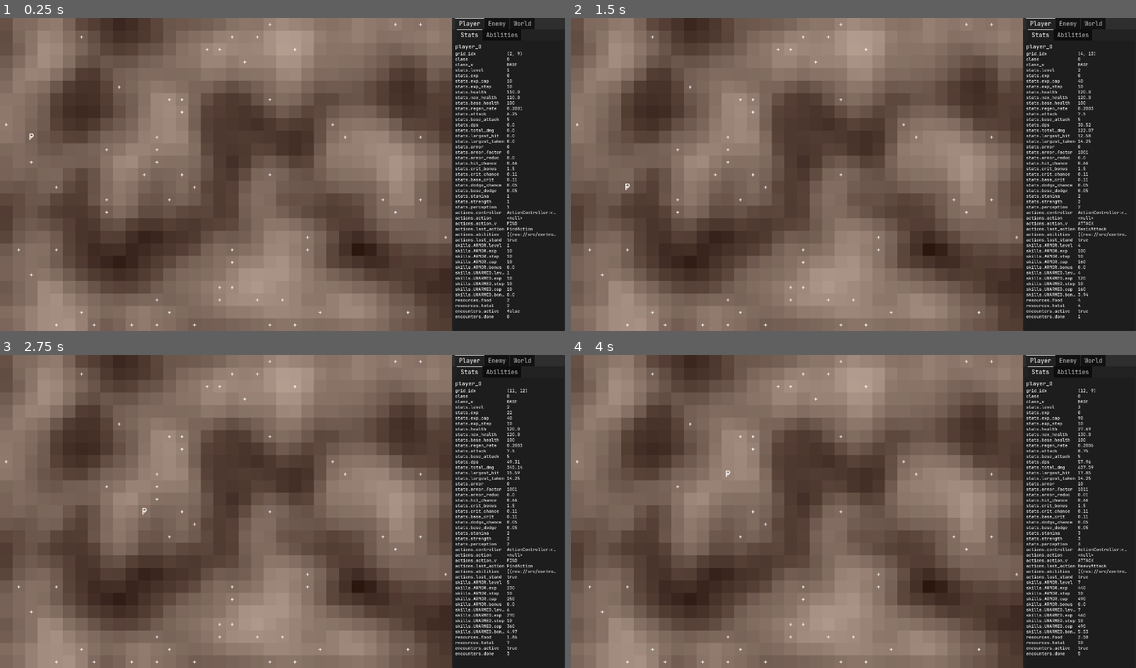
Above: before the commit, frames 1-4 (two rows, left to right).
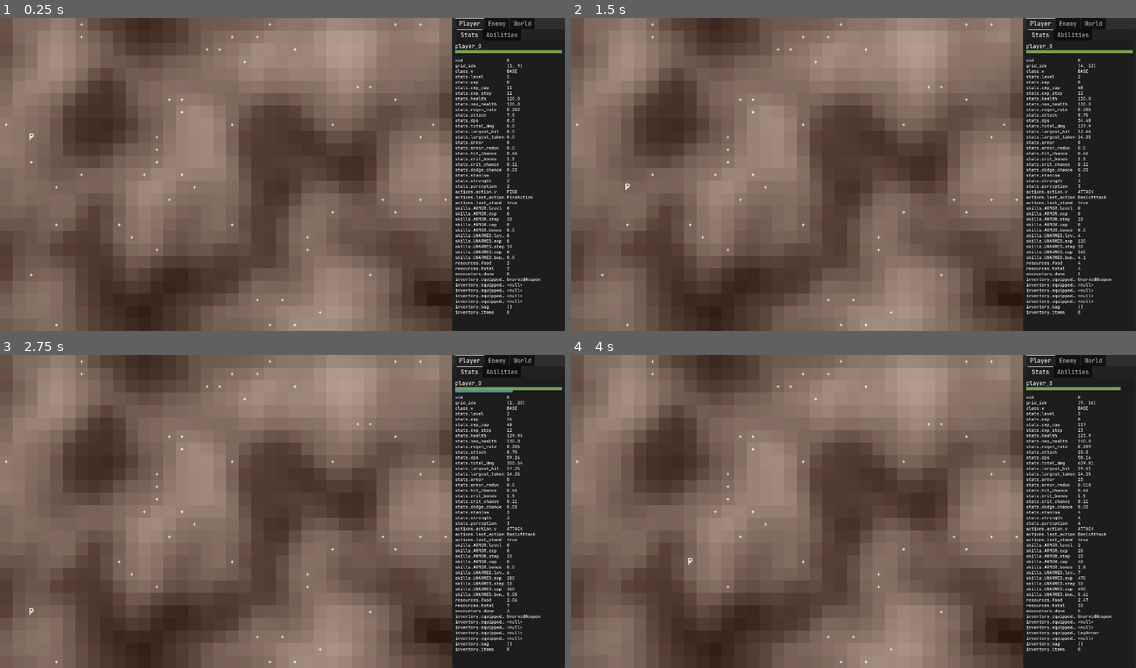
Above: after the commit, the same moments.

Repository: crystalfiction/rpg-simulator
Game: Godot game, scene res://src/controllers/world/world_controller.tscn
The game is run twice, just before and just after one commit, with the same random seed, the same clock (stepped at 60 frames per second) and the same inputs.
Inputs:
- Up to frame 1 (0.25 s): no input
- Up to frame 2 (1.5 s): hold - (world_tick_dec) 0.53-1.28 s; tap = (world_tick_inc) at 1.35 s
- Up to frame 3 (2.75 s): hold - (world_tick_dec) from 2.03 s (still down)
- Up to frame 4 (4 s): release - (world_tick_dec) at 2.78 s; tap = (world_tick_inc) at 2.85 s; hold - (world_tick_dec) from 3.53 s (still down)

The runs differ from the first frame. In frame 1, 38% of the frame differs, in the area x 0-100%, y 0-100%; in frame 2, 39%; in frame 3, 39%; in frame 4, 39%.

Commit message:
balanced armor skill bonuses

Diff:
--- a/src/controllers/entities/enemy/enemy_controller.gd
+++ b/src/controllers/entities/enemy/enemy_controller.gd
@@ -14,11 +14,11 @@
 		var new_weapon = UnarmedWeapon.new()
 		new_enemy.data.inventory.equipped.weapon = new_weapon
 		new_enemies.append(new_enemy)
+		# initialize armor skill
+		_progress_skill(new_enemy, "ARMOR")
 		# initialize weapon skill
 		_progress_skill(
 			new_enemy, new_enemy.data.inventory.equipped.weapon.get_weapon_class_string())
-		# initialize armor skill
-		_progress_skill(new_enemy, "ARMOR")
 
 	self.enemies = new_enemies
 	return new_enemies
--- a/src/controllers/entities/entity_controller.gd
+++ b/src/controllers/entities/entity_controller.gd
@@ -24,7 +24,8 @@
 		entity.data.skills[skill] = _calculate_skill(
 			entity.data.skills[skill])
 
-	if skill in entity.data.skills:
+	# skill already initialized,
+	else:
 		entity.data.skills[skill].exp += entity.data.skills[skill].step
 		entity.data.skills[skill] = _check_skill(entity.data.skills[skill])
 
@@ -42,7 +43,7 @@
 	# if player,
 	if e is Player:
 		stats.level += 1
-		self.exp_step = 10
+		self.exp_step = 10 + stats.level
 		# quadratic formula
 		self.exp_cap = self.exp_step * (stats.level ** 2)
 		# exponential formula
@@ -89,7 +90,7 @@
 	# player class bonuses
 	if e is Player:
 		# regen
-		var regen_step = clamp(stats.stamina * 0.0001, 0, 1)
+		var regen_step = clamp(stats.stamina * 0.001, 0, 1)
 		stats.regen_rate += regen_step
 
 		# CLASS BONUSES
@@ -169,13 +170,17 @@
 	# ARMOR
 	# account for armor skill if applicable,
 	var armor_skill = 0
+	var armor_bonus = 0.0
 	if "skills" in attack.data.target.data:
 		if "ARMOR" in attack.data.target.data.skills:
 			armor_skill = attack.data.target.data.skills.ARMOR.level
-			target_armor += armor_skill / 10
+			armor_bonus = snapped(target_armor * (armor_skill / (target_armor + 1.0)), 0.1)
+			attack.data.target.data.skills.ARMOR.bonus = armor_bonus # save only bonus
+			target_armor = armor_bonus
+
 	# calculate armor factor
 	var base_health = attack.data.target.data.stats.base_health
-	var armor_factor = target_armor + (base_health * 10) + src_level
+	var armor_factor = target_armor + base_health + src_level
 	# calculate armor reduction
 	var armor_reduc = snapped(
 		(float(target_armor) / float(armor_factor)),
@@ -302,11 +307,27 @@
 	# progress armor skill
 	if "skills" in attack.data.target.data:
 		if (result == "HITS" || result == "CRITS"):
-			_progress_skill(attack.data.target, "ARMOR")
+			# check if armor equipped,
+			var equipped = false
+			for s in Armor.ArmorSlot:
+				if s != null:
+					var slot_s = s.to_lower()
+					if attack.data.target.data.inventory.equipped[slot_s] != null:
+						equipped = true
+
+			# if armor equipped in any slot,
+			if equipped:
+				# if crit, 2x progress
+				if result == "CRITS":
+					_progress_skill(attack.data.src, equipped_weapon.get_weapon_class_string())
+				_progress_skill(attack.data.target, "ARMOR")
 
 	# progress weapon skill
 	if "skills" in attack.data.src.data:
 		if (result == "HITS" || result == "CRITS"):
+			# if crit, 2x progress
+			if result == "CRITS":
+				_progress_skill(attack.data.src, equipped_weapon.get_weapon_class_string())
 			_progress_skill(attack.data.src, equipped_weapon.get_weapon_class_string())
 
 	# flag action complete
--- a/src/controllers/entities/player/player_controller.gd
+++ b/src/controllers/entities/player/player_controller.gd
@@ -8,7 +8,7 @@
 
 var party_controller: Controller
 
-var exp_step: int = 10
+var exp_step: int
 var exp_rate: int
 var exp_cap: int
 
@@ -99,7 +99,7 @@
 ## and evaluates rewards accordingly
 func check_resource_surplus(p: Player):
 	# get # of times regen amt fits into missing health
-	var regen_amt: float = p.data.stats.max_health * float(p.data.stats.regen_rate)
+	var regen_amt: float = p.data.stats.base_health * float(p.data.stats.regen_rate)
 	var n_regen = snapped((p.data.stats.max_health - p.data.stats.health) / regen_amt, 0.01)
 	# check if food surplus,
 	if p.data.resources.food > 0 && (
@@ -140,7 +140,7 @@
 
 	# check for item rewards
 	var r = randf()
-	var n = 0.05
+	var n = 0.05 # 5% for enemy to drop item
 	if r <= n:
 		var r_slots = ["weapon", "head", "chest", "legs", "feet"]
 		var r_item = r_slots.pick_random()
@@ -166,13 +166,14 @@
 		# check if player has item already equipped
 		var equipped = p.data.inventory.controller.get_equipped(r_item)
 		# if not,
-		if not equipped:
+		if equipped == null:
 			# equip it
 			p.data.inventory.controller.equip_item(new_item)
 		# if so,
 		else:
 			# add to bag
 			p.data.inventory.controller.add_item(new_item)
+			p.data.inventory.items = p.data.inventory.controller.get_item_count()
 
 		FileLogger.log_message(self,
 			p.name + "has acquired a new " +
@@ -256,22 +257,23 @@
 	new_player.data.actions.abilities = base_class_obj.class_abilities
 	# TODO: get user-defined attribute spread
 	# for now, manually set spread
-	# var attributes: Array = ["stamina", "strength", "perception"]
-	# var attr_spread: Array = [1, 1, 1]
-	# var i: int = 0
-	# for a in attributes:
-	# 	var n = attr_spread[i]
-	# 	new_player.data.stats[a] += n
-	# 	i += 1
+	var attributes: Array = ["stamina", "strength", "perception"]
+	var attr_spread: Array = [1, 1, 1]
+	var i: int = 0
+	for a in attributes:
+		var n = attr_spread[i]
+		new_player.data.stats[a] += n
+		i += 1
 	# spin up class script to get class data/abilities
-	var class_obj: Resource = new_player_script.PlayerClasses[p_class].new()
-	var abilities: Array = new_player.data.actions.abilities
-	for a in class_obj.class_abilities:
-		abilities.push_front(a)
-	# sort abilities by cooldown
-	abilities.sort_custom(
-		func(a, b): return a.new().data.cooldown > b.new().data.cooldown)
-	new_player.data.actions.abilities = abilities
+	if p_class != Player.PlayerClass.BASE:
+		var class_obj: Resource = new_player_script.PlayerClasses[p_class].new()
+		var abilities: Array = new_player.data.actions.abilities
+		for a in class_obj.class_abilities:
+			abilities.push_front(a)
+		# sort abilities by cooldown
+		abilities.sort_custom(
+			func(a, b): return a.new().data.cooldown > b.new().data.cooldown)
+		new_player.data.actions.abilities = abilities
 
 	# stats
 	var new_stats = _calculate_stats(new_player)
@@ -286,6 +288,7 @@
 
 	# equipment
 	var new_weapon = UnarmedWeapon.new()
+	# var new_weapon = Weapon.WeaponClasses.values().pick_random().new()
 	new_player.data.inventory.equipped.weapon = new_weapon
 	new_player.data.inventory.equipped.weapon = new_weapon
 
--- a/src/controllers/ui/ui_controller.gd
+++ b/src/controllers/ui/ui_controller.gd
@@ -7,10 +7,11 @@
 
 # components
 @export var world_stats: GridContainer
+@export var player_vitals: GridContainer
 @export var player_stats: GridContainer
 @export var player_abilities: GridContainer
-@export var player_developments: GridContainer
 @export var enemy_stats: GridContainer
+@export var enemy_vitals: GridContainer
 
 var label_settings: LabelSettings
 var labels = []
@@ -19,6 +20,38 @@
 	"path": "", # data path
 	"name": null, # name label
 	"data": null, # data label
+}
+
+var label_filters = {
+	"player": [
+		"controller",
+		"world",
+		"class",
+		"stats.base_health",
+		"stats.base_attack",
+		"stats.armor_factor",
+		"stats.base_crit",
+		"stats.base_dodge",
+		"actions.controller",
+		"actions.action",
+		"actions.abilities",
+		"encounters.active",
+		"inventory.controller"
+	],
+	"enemy": [
+		"controller",
+		"world",
+		"stats.base_health",
+		"stats.base_attack",
+		"stats.base_crit",
+		"stats.base_dodge",
+		"actions.controller",
+		"actions.action",
+		"actions.abilities",
+		"encounters.active",
+		"inventory.controller",
+		"inventory.bag"
+	]
 }
 
 var string_n := 12
@@ -130,12 +163,29 @@
 	for key in data:
 		var curr_entry = data[key]
 		var curr_path = path + str(key)
+		# if entry is dictionary,
 		if curr_entry is Dictionary:
 			# append path before traversing deeper
 			curr_path += "."
 			_traverse_make(obj, curr_entry, container, curr_labels, curr_path)
+
+		# end of nest,
 		else:
-			_make_stat_label(obj, key, curr_path, curr_entry, container, curr_labels)
+			# filter data,
+			if obj is Player:
+				if curr_path not in self.label_filters.player:
+					# make labels
+					_make_stat_label(obj, key, curr_path, curr_entry, container, curr_labels)
+
+			elif obj is Enemy:
+				if curr_path not in self.label_filters.enemy:
+					# make labels
+					_make_stat_label(obj, key, curr_path, curr_entry, container, curr_labels)
+
+			# no filtering,
+			else:
+				# make labels
+				_make_stat_label(obj, key, curr_path, curr_entry, container, curr_labels)
 
 
 ## makes name and data ui labels for data entry
@@ -183,20 +233,8 @@
 ## makes stat labels in the given stat container for the passed object
 ## and adds label entries to labels reference array
 func _make_stat_labels(obj: Variant, container: String, curr_labels: Array):
-	# filter object data
-	var data_filtered = obj.data.duplicate()
-	if obj is Player:
-		var player_filters = [
-			"uid",
-			"controller",
-			"world",
-			"inventory"
-		]
-		for key in player_filters:
-			data_filtered.erase(key)
-
 	# traverse data dict and make labels
-	_traverse_make(obj, data_filtered, container, curr_labels)
+	_traverse_make(obj, obj.data, container, curr_labels)
 
 
 ## handles the creation of world data labels
@@ -229,6 +267,70 @@
 						_make_stat_labels(curr_world.data.terrain.data.biome, "world_stats", curr_labels)
 
 
+func _make_entity_vitals(entity: Entity, container: String, curr_labels: Array):
+	# make player name label
+	var new_name_label = Label.new()
+	new_name_label.add_theme_font_override(
+		"font", preload("res://src/assets/JetBrainsMono-Medium.ttf"))
+	new_name_label.add_theme_font_size_override("font_size", 14)
+	new_name_label.text = entity.name
+	new_name_label.size_flags_horizontal = Control.SIZE_EXPAND_FILL
+	self[container].add_child(new_name_label)
+
+	# health bar
+	var new_health_bar = ProgressBar.new()
+	new_health_bar.value = entity.data.stats.health
+	new_health_bar.max_value = entity.data.stats.max_health
+	new_health_bar.show_percentage = false
+	new_health_bar.custom_minimum_size = Vector2(0, 8) # bar height
+	var health_fill = StyleBoxFlat.new()
+	health_fill.bg_color = Color(0.471, 0.631, 0.314) # fill color
+	new_health_bar.add_theme_stylebox_override("fill", health_fill)
+	self[container].add_child(new_health_bar)
+
+	var health_bar_entry = self.label_entry.duplicate()
+	health_bar_entry.obj = entity
+	health_bar_entry.path = "stats.health"
+	health_bar_entry.name = new_health_bar
+	health_bar_entry.data = new_health_bar
+	curr_labels.append(health_bar_entry)
+
+	# make additional entry to update health max_value
+	var health_bar_max = self.label_entry.duplicate()
+	health_bar_max.obj = entity
+	health_bar_max.path = "stats.max_health"
+	health_bar_max.name = new_health_bar
+	health_bar_max.data = new_health_bar
+	curr_labels.append(health_bar_max)
+
+	# exp bar
+	if "exp" in entity.data.stats:
+		var new_exp_bar = ProgressBar.new()
+		new_exp_bar.value = entity.data.stats.exp
+		new_exp_bar.max_value = entity.data.stats.exp_cap
+		new_exp_bar.show_percentage = false
+		new_exp_bar.custom_minimum_size = Vector2(0, 6) # bar height
+		var exp_fill = StyleBoxFlat.new()
+		exp_fill.bg_color = Color(0.314, 0.541, 0.631) # fill color
+		new_exp_bar.add_theme_stylebox_override("fill", exp_fill)
+		self[container].add_child(new_exp_bar)
+
+		var exp_bar_entry = self.label_entry.duplicate()
+		exp_bar_entry.obj = entity
+		exp_bar_entry.path = "stats.exp"
+		exp_bar_entry.name = new_exp_bar
+		exp_bar_entry.data = new_exp_bar
+		curr_labels.append(exp_bar_entry)
+
+		# make additional entry to update exp max_value
+		var exp_bar_max = self.label_entry.duplicate()
+		exp_bar_max.obj = entity
+		exp_bar_max.path = "stats.exp_cap"
+		exp_bar_max.name = new_exp_bar
+		exp_bar_max.data = new_exp_bar
+		curr_labels.append(exp_bar_max)
+
+
 ## handles the creation of player data labels
 func _handle_player_panel(p: Player, curr_labels: Array):
 	# if player is valid,
@@ -239,16 +341,7 @@
 			var is_player_labels = player_labels.front()
 			# if no labels,
 			if not is_player_labels:
-				# make player name label
-				var new_name_label = Label.new()
-				new_name_label.add_theme_font_override(
-					"font", preload("res://src/assets/JetBrainsMono-Medium.ttf"))
-				new_name_label.add_theme_font_size_override("font_size", 14)
-				new_name_label.text = p.name
-				# make empty label since 2 grid cols
-				var new_empty_label = Label.new()
-				self.player_stats.add_child(new_name_label)
-				self.player_stats.add_child(new_empty_label)
+				_make_entity_vitals(p, "player_vitals", curr_labels)
 
 				# make stat labels
 				_make_stat_labels(p, "player_stats", curr_labels)
@@ -271,16 +364,8 @@
 					var is_enemy_labels = enemy_labels.front()
 					# if no labels,
 					if not is_enemy_labels:
-						# make enemy name label
-						var new_name_label = Label.new()
-						new_name_label.add_theme_font_override(
-							"font", preload("res://src/assets/JetBrainsMono-Medium.ttf"))
-						new_name_label.add_theme_font_size_override("font_size", 14)
-						new_name_label.text = e.name
-						# make empty label since 2 grid cols
-						var new_empty_label = Label.new()
-						self.enemy_stats.add_child(new_name_label)
-						self.enemy_stats.add_child(new_empty_label)
+						_make_entity_vitals(e, "enemy_vitals", curr_labels)
+
 						# make stat labels
 						_make_stat_labels(e, "enemy_stats", curr_labels)
 
@@ -288,6 +373,7 @@
 	else:
 		# delete lingering name labels
 		var children = self.enemy_stats.get_children()
+		children.append_array(self.enemy_vitals.get_children())
 		for label in children:
 			if is_instance_valid(label):
 				if not label.is_queued_for_deletion():
@@ -326,8 +412,26 @@
 			# update label entry data
 			entry_data = entry_data[k]
 
-		# update data label text with result
-		entry.data.text = str(entry_data)
+			# format entry data
+			if is_instance_valid(entry_data):
+				if entry_data is Armor or entry_data is Weapon:
+					entry_data = entry_data.get_script().get_global_name()
+
+		# determine what is being updated,
+		if entry.data is Label:
+			# update label text if label
+			entry.data.text = str(entry_data)
+		elif entry.data is ProgressBar:
+			# check which bar is being updated,
+			if (
+				entry.path == "stats.exp_cap" or
+				entry.path == "stats.max_health"
+			):
+				# update max value if exp cap
+				entry.data.max_value = entry_data
+			else:
+				# otherwise update value
+				entry.data.value = entry_data
 
 
 ## updates all labels existing in the passed labels array
@@ -343,11 +447,26 @@
 		_remove_invalids(self.labels)
 
 	# handle object label creation
-	_handle_world_panel(self.world, self.labels)
-	_handle_player_panel(self.world.data.player, self.labels)
+	if is_instance_valid(self.world):
+		_handle_world_panel(self.world, self.labels)
+
+		if is_instance_valid(self.world.data.player):
+			_handle_player_panel(self.world.data.player, self.labels)
+
+		# player invalid
+		else:
+			# remove invalid labels
+			_remove_invalids(self.labels)
+
+	# world invalid,
+	else:
+		# remove invalid labels
+		_remove_invalids(self.labels)
+
 	var enemy_controller = self.world.data.controller.enemy_controller
 	var enemies = enemy_controller.enemies
 	_handle_enemy_panel(enemies, self.labels)
 
 	# update label data
-	_update_label_entries(self.labels)
+	if not self.labels.is_empty():
+		_update_label_entries(self.labels)
--- a/src/controllers/ui/ui_controller.tscn
+++ b/src/controllers/ui/ui_controller.tscn
@@ -3,7 +3,7 @@
 [ext_resource type="Script" uid="uid://ce6ie113viqdg" path="res://src/controllers/ui/ui_controller.gd" id="1_2yfeh"]
 [ext_resource type="FontFile" uid="uid://dvjb12pu7hof1" path="res://src/assets/JetBrainsMono-Medium.ttf" id="2_1mjrn"]
 
-[node name="UiController" type="Control" unique_id=694900400 node_paths=PackedStringArray("world_stats", "player_stats", "player_abilities", "enemy_stats")]
+[node name="UiController" type="Control" unique_id=694900400 node_paths=PackedStringArray("world_stats", "player_vitals", "player_stats", "player_abilities", "enemy_stats", "enemy_vitals")]
 top_level = true
 layout_mode = 3
 anchors_preset = 11
@@ -15,9 +15,11 @@
 grow_vertical = 2
 script = ExtResource("1_2yfeh")
 world_stats = NodePath("PanelContainer/MarginContainer/VBoxContainer/TabContainer/World/WorldStats")
-player_stats = NodePath("PanelContainer/MarginContainer/VBoxContainer/TabContainer/Player/TabContainer/Stats/VBoxContainer/ScrollContainer/PlayerStats")
+player_vitals = NodePath("PanelContainer/MarginContainer/VBoxContainer/TabContainer/Player/TabContainer/Stats/VBoxContainer/PlayerVitals")
+player_stats = NodePath("PanelContainer/MarginContainer/VBoxContainer/TabContainer/Player/TabContainer/Stats/VBoxContainer/PlayerStats")
 player_abilities = NodePath("PanelContainer/MarginContainer/VBoxContainer/TabContainer/Player/TabContainer/Abilities/Abilities")
-enemy_stats = NodePath("PanelContainer/MarginContainer/VBoxContainer/TabContainer/Enemy/EnemyStats")
+enemy_stats = NodePath("PanelContainer/MarginContainer/VBoxContainer/TabContainer/Enemy/VBoxContainer/EnemyStats")
+enemy_vitals = NodePath("PanelContainer/MarginContainer/VBoxContainer/TabContainer/Enemy/VBoxContainer/EnemyVitals")
 
 [node name="PanelContainer" type="PanelContainer" parent="." unique_id=459534008]
 layout_mode = 1
@@ -69,11 +71,11 @@
 layout_mode = 2
 theme_override_constants/separation = 4
 
-[node name="ScrollContainer" type="ScrollContainer" parent="PanelContainer/MarginContainer/VBoxContainer/TabContainer/Player/TabContainer/Stats/VBoxContainer" unique_id=928294908]
-custom_minimum_size = Vector2(0, 730)
+[node name="PlayerVitals" type="GridContainer" parent="PanelContainer/MarginContainer/VBoxContainer/TabContainer/Player/TabContainer/Stats/VBoxContainer" unique_id=2057702895]
 layout_mode = 2
+theme_override_constants/v_separation = 0
 
-[node name="PlayerStats" type="GridContainer" parent="PanelContainer/MarginContainer/VBoxContainer/TabContainer/Player/TabContainer/Stats/VBoxContainer/ScrollContainer" unique_id=156362244]
+[node name="PlayerStats" type="GridContainer" parent="PanelContainer/MarginContainer/VBoxContainer/TabContainer/Player/TabContainer/Stats/VBoxContainer" unique_id=156362244]
 layout_mode = 2
 theme_override_constants/v_separation = -2
 columns = 2
@@ -99,7 +101,14 @@
 theme_override_constants/margin_right = 8
 metadata/_tab_index = 1
 
-[node name="EnemyStats" type="GridContainer" parent="PanelContainer/MarginContainer/VBoxContainer/TabContainer/Enemy" unique_id=91714677]
+[node name="VBoxContainer" type="VBoxContainer" parent="PanelContainer/MarginContainer/VBoxContainer/TabContainer/Enemy" unique_id=709895643]
+layout_mode = 2
+
+[node name="EnemyVitals" type="GridContainer" parent="PanelContainer/MarginContainer/VBoxContainer/TabContainer/Enemy/VBoxContainer" unique_id=1263486365]
+layout_mode = 2
+theme_override_constants/v_separation = 0
+
+[node name="EnemyStats" type="GridContainer" parent="PanelContainer/MarginContainer/VBoxContainer/TabContainer/Enemy/VBoxContainer" unique_id=91714677]
 layout_mode = 2
 theme_override_constants/v_separation = -2
 columns = 2
--- a/src/controllers/world/terrain_controller.gd
+++ b/src/controllers/world/terrain_controller.gd
@@ -16,7 +16,7 @@
 
 var terrain_iterations: int
 
-var soil_variance = 0.066
+var soil_variance = 0.055
 
 
 # Terrain Helpers
--- a/src/controllers/world/weather_controller.gd
+++ b/src/controllers/world/weather_controller.gd
@@ -15,7 +15,7 @@
 var drainage_min = 0.00
 var drainage_max = 1.00
 
-var erosion_factor = 0.005
+var erosion_factor = 0.006
 
 var weather_metrics: Dictionary
 
--- a/src/entities/player/player.gd
+++ b/src/entities/player/player.gd
@@ -59,7 +59,8 @@
 			"legs": null,
 			"feet": null
 		},
-		"bag": []
+		"bag": [],
+		"items": 0,
 	}
 }
 
